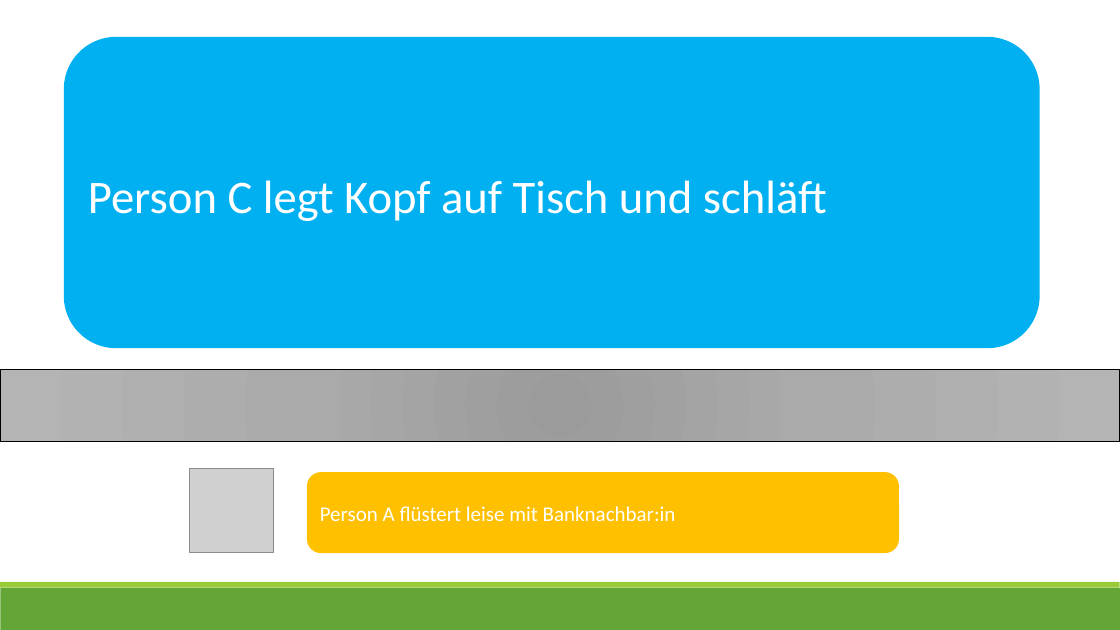
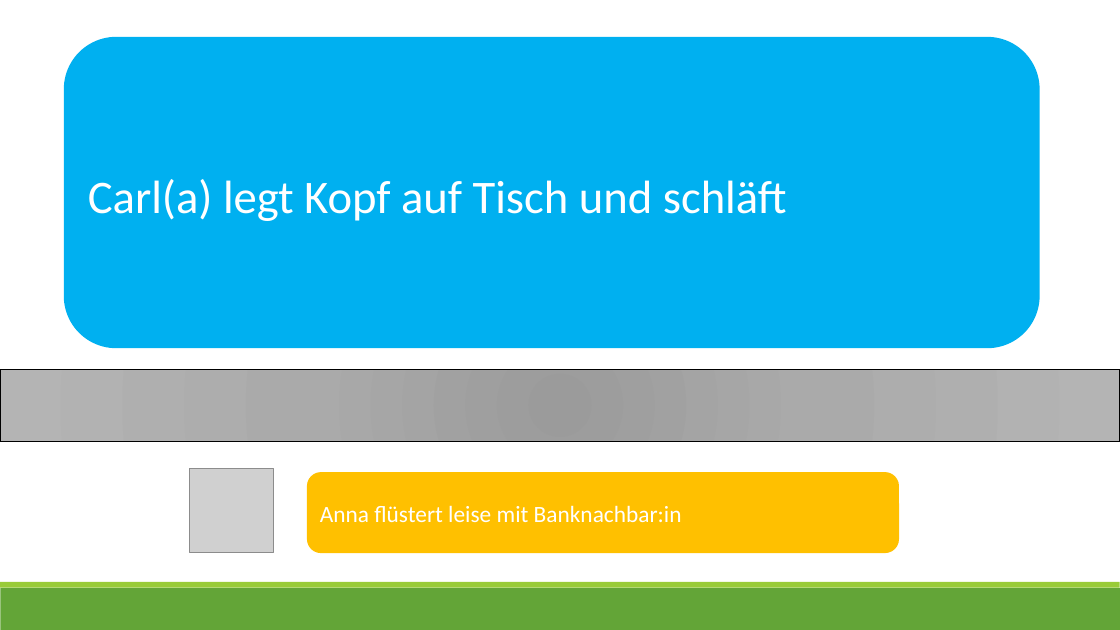
Before and after one commit to ginaamri/Mandy-PhD, a slide deck: slide 15 of studies/Laborstudie ProVisioNET/Scripts/6_script_provisionet_AL.pptx. Drawn at 1120x630 pixels with LibreOffice and Linux fonts; fonts in the diff are those of the drawing; grey boxes stand for pictures. Boxes give left, top, right and bottom in pixels: in the first picture for what was removed or moved away, otherwise in the second. Text is boxed around its words. In the diff, an @@ line names an element or a change of style, - is before the commit and + after.

```diff
--- a/studies/Laborstudie ProVisioNET/Scripts/6_script_provisionet_AL.pptx
+++ b/studies/Laborstudie ProVisioNET/Scripts/6_script_provisionet_AL.pptx
@@ text in rounded rectangle at (88,179,787,221): text changed @@
-Person C legt Kopf auf Tisch und schläft
+Carl(a) legt Kopf auf Tisch und schläft
@@ text in rounded rectangle at (320,505,682,522): text changed; size 18 to 20 pt @@
-Person A flüstert leise mit Banknachbar:in
+Anna flüstert leise mit Banknachbar:in
```
Also in this commit, not shown: 18 other slides changed, 8 other files.
